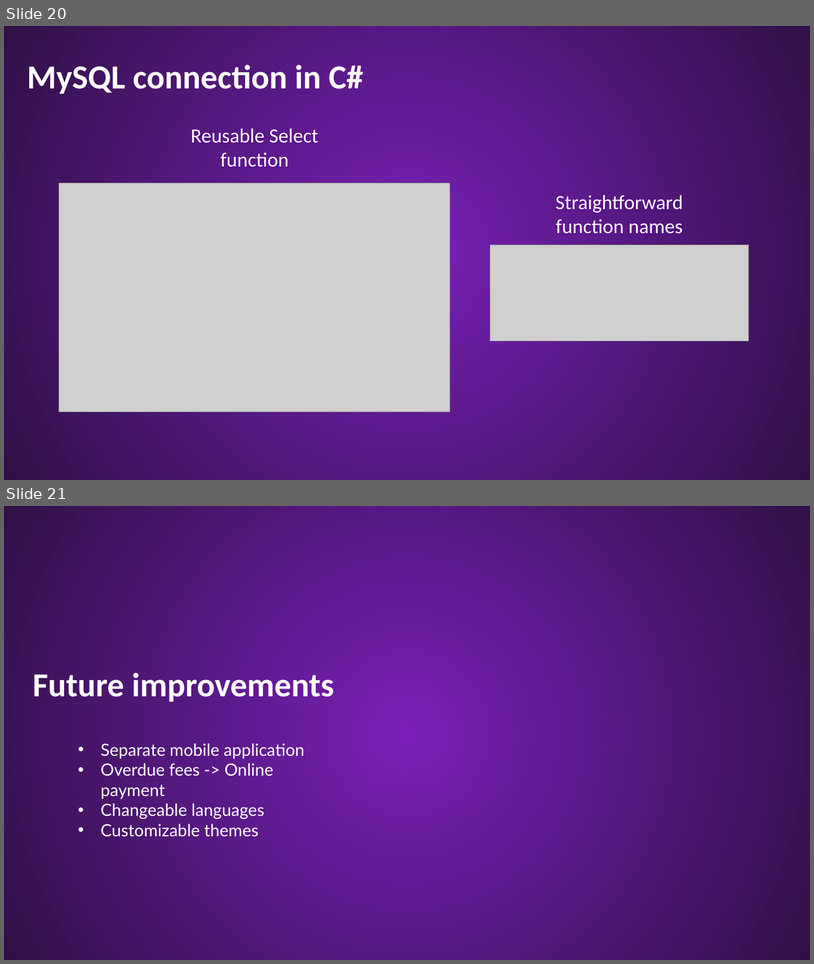
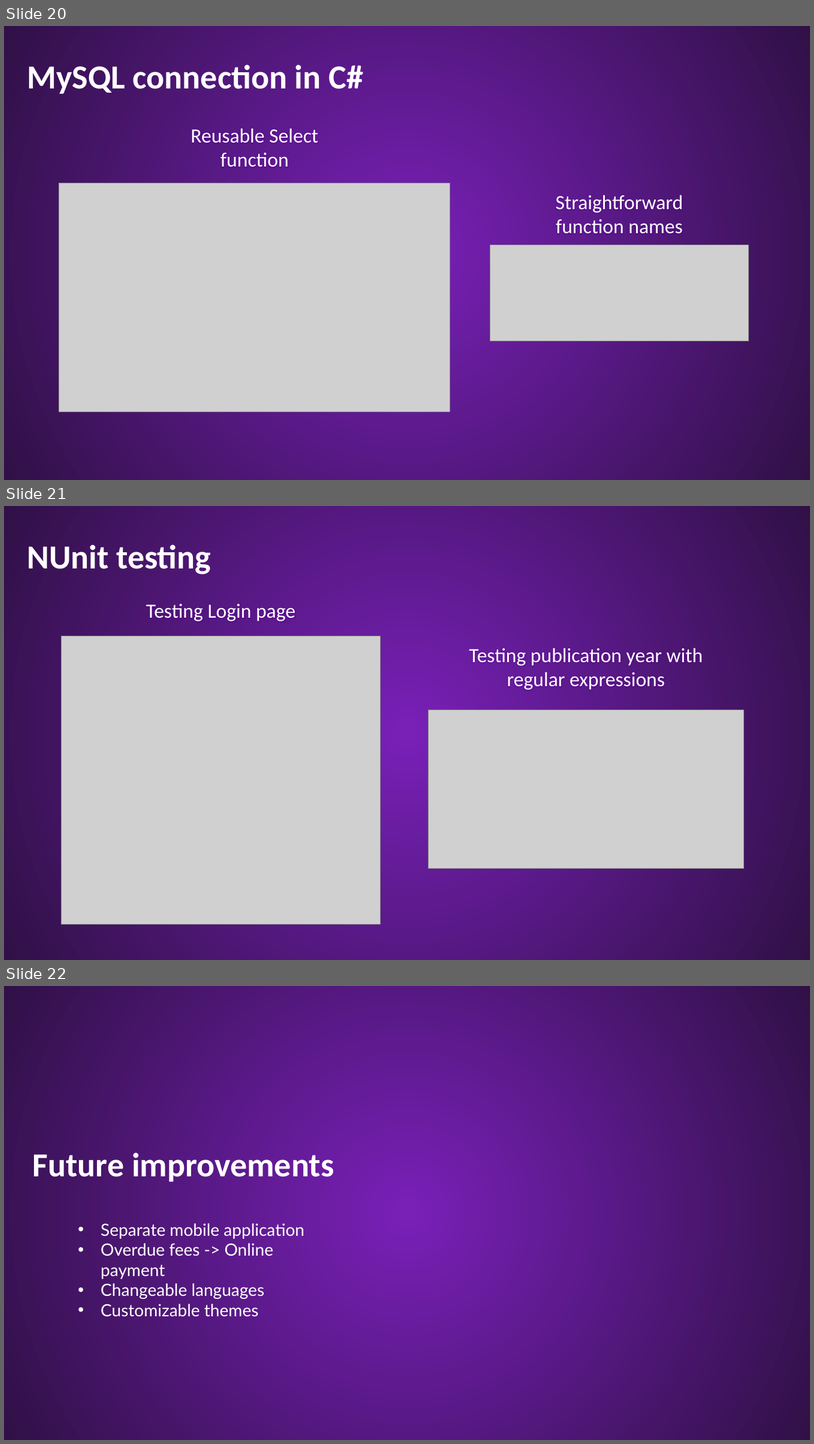
Before and after one commit to Palacsinta002/LMS, a slide deck: Presentation/LMS Presentation.pptx. Shown one above the other, each under a label of ours: slides 20 and 21 before the commit, slides 20, 21 and 22 after it. The pictures are 814x964 and 814x1444 pixels, drawn with LibreOffice and Linux fonts; fonts in the diff are those of the drawing; grey boxes stand for pictures; background and template pictures are left out. Boxes give left, top, right and bottom in pixels: in the first picture for what was removed or moved away, otherwise in the second. Text is boxed around its words. In the diff, an @@ line names an element or a change of style, - is before the commit and + after.

Commit message:
2025-04-03 17:28:49

```diff
--- a/Presentation/LMS Presentation.pptx
+++ b/Presentation/LMS Presentation.pptx
@@ slide 21 added at bbox=[4, 506, 810, 960], background #54167F; not listed: 1 template element that a slide beside it also shows @@
@@ text added at bbox=[27, 544, 211, 574], 40 pt, text #FFFFFF, bold @@
+NUnit testing
@@ text added at bbox=[146, 604, 296, 621], 24 pt, text #FFFFFF @@
+Testing Login page
@@ picture added at bbox=[62, 636, 381, 924] @@
@@ text added at bbox=[469, 648, 704, 690], 24 pt, text #FFFFFF @@
+Testing publication year with regular expressions
@@ picture added at bbox=[429, 710, 744, 869] @@
@@ what was slide 21 is now slide 22 @@
```
